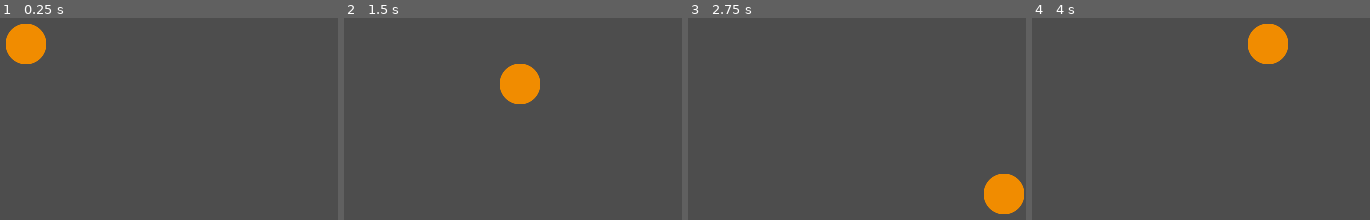
Above: before the commit, frames 1-4 (left to right).
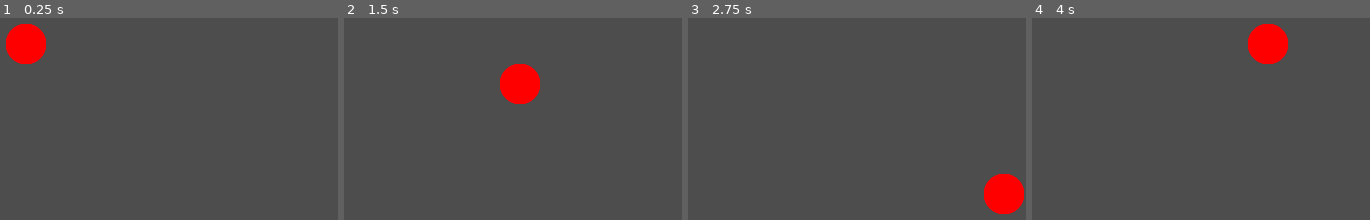
Above: after the commit, the same moments.

Repository: OutworldToast/circolour
Game: Godot game, scene res://src/game/game.tscn
Same seed, same stepped clock (60 frames per second), same inputs: the game is played once before the commit and once after it.
Inputs:
- Up to frame 1 (0.25 s): no input
- Up to frame 2 (1.5 s): tap Enter at 0.5 s; hold D (move_right) 0.53-1.28 s; hold S (move_down) from 1.28 s (still down)
- Up to frame 3 (2.75 s): release S (move_down) at 2.03 s; hold D (move_right) from 2.03 s (still down)
- Up to frame 4 (4 s): release D (move_right) at 2.78 s; hold W (move_up) 2.78-3.53 s; hold A (move_left) from 3.53 s (still down)

The runs differ from the first frame. In frame 1, 1.9% of the frame differs, in the area x 1-14%, y 2-23%; in frame 2, 1.9%; in frame 3, 1.9%; in frame 4, 1.9%.

Commit message:
moved colors to game script

Diff:
--- /dev/null
+++ b/src/game/game.gd
@@ -0,0 +1,20 @@
+extends Node2D
+class_name Game
+
+@export var colors: Array[Color] = [
+    Color(1, 0, 0),
+    Color(0, 1, 0),
+    Color(0, 0, 1),
+    Color(1, 1, 0),
+    Color(1, 0, 1),
+    Color(0, 1, 1),
+    Color(1, 0.7, 0),
+    Color(0.7, 1, 0),
+    Color(0, 0.5, 1),
+]
+
+@onready var player: Player = $Player
+
+
+func _ready() -> void:
+    player.colors = colors
--- a/src/game/game.tscn
+++ b/src/game/game.tscn
@@ -1,8 +1,10 @@
-[gd_scene load_steps=2 format=3 uid="uid://dfndd87h3w6cn"]
+[gd_scene load_steps=3 format=3 uid="uid://dfndd87h3w6cn"]
 
 [ext_resource type="PackedScene" uid="uid://d4ktd6y1j6nex" path="res://src/player.tscn" id="1_qnjlk"]
+[ext_resource type="Script" uid="uid://dpg1rdmwb32jc" path="res://src/game/game.gd" id="1_s6lek"]
 
 [node name="Game" type="Node2D"]
+script = ExtResource("1_s6lek")
 
 [node name="Player" parent="." instance=ExtResource("1_qnjlk")]
 position = Vector2(328, 174)
--- a/src/player.gd
+++ b/src/player.gd
@@ -2,9 +2,15 @@
 class_name Player
 
 @export var SPEED: float = 200.0
-@export var colours: Array[Color]
 
 @onready var sprite_material: ShaderMaterial = $Sprite2D.material as ShaderMaterial
+
+var colors: Array[Color]:
+	set(value):
+		colors = value
+
+		if colors.size() > 0:
+			current_color = colors[0]
 
 var keys: Array[Key] = [
 	KEY_KP_7,
@@ -23,20 +29,20 @@
 		current_color = value
 		sprite_material.set_shader_parameter("color", value)
 
-func _ready() -> void:
-	if colours:
-		current_color = colours[0]
-	else:
-		print("No colours provided, using default color.")
-
 func _input(event: InputEvent) -> void:
 
+	# check if the event is a key press
 	if event is InputEventKey and event.is_pressed():
 
+		# get the index of the key pressed
 		var index: int = keys.find(event.keycode)
 
-		if not index == -1 and index < colours.size():
-			current_color = colours[index]
+		# if there is an index and it is within the bounds of the colors array
+		if not index == -1 and index < colors.size():
+
+			# set the current color to the color at that index
+			# the setter for current color will change the color in the shader
+			current_color = colors[index]
 
 func _process(delta: float) -> void:
 
--- a/src/player.tscn
+++ b/src/player.tscn
@@ -16,7 +16,6 @@
 
 [node name="Player" type="Area2D"]
 script = ExtResource("1_gmfve")
-colours = Array[Color]([Color(0.945098, 0.54902, 0, 1), Color(3.46541e-06, 0.768935, 0, 1), Color(0.666667, 0, 0.890196, 1)])
 
 [node name="Sprite2D" type="Sprite2D" parent="."]
 material = SubResource("ShaderMaterial_gmfve")
--- a/src/shape/base_shape.tscn
+++ b/src/shape/base_shape.tscn
@@ -1,7 +1,7 @@
 [gd_scene load_steps=2 format=3 uid="uid://ch1jfy1gpg0q6"]
 
 [sub_resource type="RectangleShape2D" id="RectangleShape2D_qbvsa"]
-size = Vector2(20, 70)
+size = Vector2(20, 398)
 
 [node name="BaseShape" type="Area2D"]
 
@@ -9,5 +9,5 @@
 shape = SubResource("RectangleShape2D_qbvsa")
 
 [node name="Polygon2D" type="Polygon2D" parent="."]
-polygon = PackedVector2Array(-10, -35, 10, -35, 10, 35, -10, 35)
+polygon = PackedVector2Array(-10, -200, 10, -200, 10, 200, -10, 200)
 uv = PackedVector2Array(-10, -35, 10, -35, 10, 35, -10, 35)
Not shown, added: src/game/game.gd.uid
